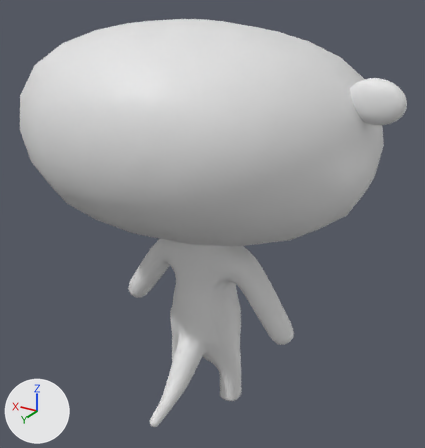
What one commit did to the Blender file KO-Otter.blend.
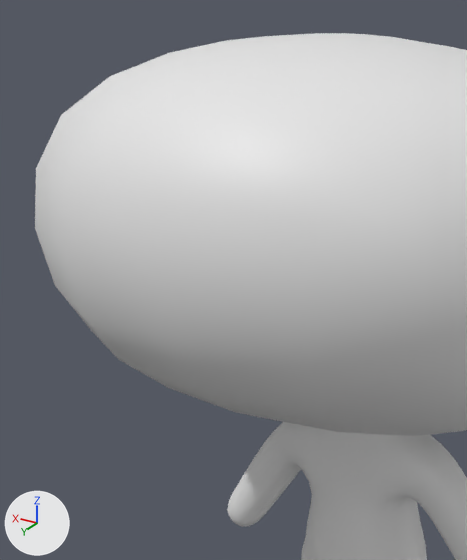
The first picture shows the older version from a camera (50 mm lens) standing at (-3.65, 5.9, 5.49) and looking at (-0.04, -0.11, 2.48). The close-ups show both versions on the part from 0% to 62% of the width and 0% to 71% of the height of that picture; other places that the commit changed are outside them. Lighting does not change. The marker at lower left points along +X, +Y and +Z.

The scene before the commit, as lines of its bpy script (objects in view):
```python
me_plane = bpy.data.meshes.new('Plane')
me_plane.from_pydata(...)  # 2098 vertices, 2104 faces; spans x -0.479..0.479, y -0.48..0.472, z -0.009..1.16
me_plane.polygons.foreach_set('use_smooth', [True] * 2104)
me_plane.materials.append(None)
ob_base = bpy.data.objects.new('Base', me_plane)
ob_base.location = (0.0, 0.0, 0.0)
ob_base.scale = (4.32, 4.32, 4.32)
```
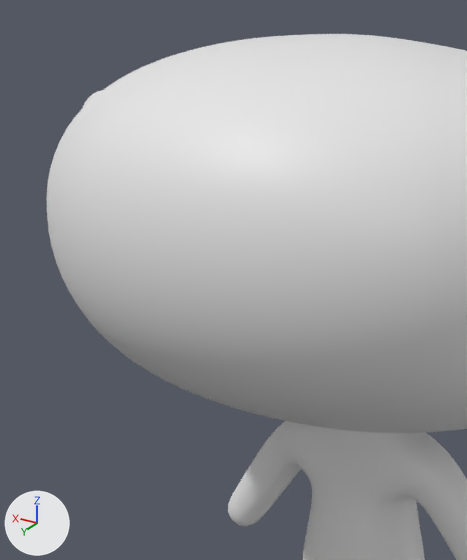
What differs and where, as boxes [x1, y1, x2, y2] in the close-ups (467 x 560 px):
'Base', modifiers changed: before [35, 33, 467, 560]; after [46, 34, 467, 560]

The change, as a diff of the scene's bpy script:
```diff
--- a/KO-Otter.blend.py
+++ b/KO-Otter.blend.py
@@ ob_base @@
 ob_base.scale = (4.32, 4.32, 4.32)
+_m = ob_base.modifiers.new('Subdivision', 'SUBSURF')
```
